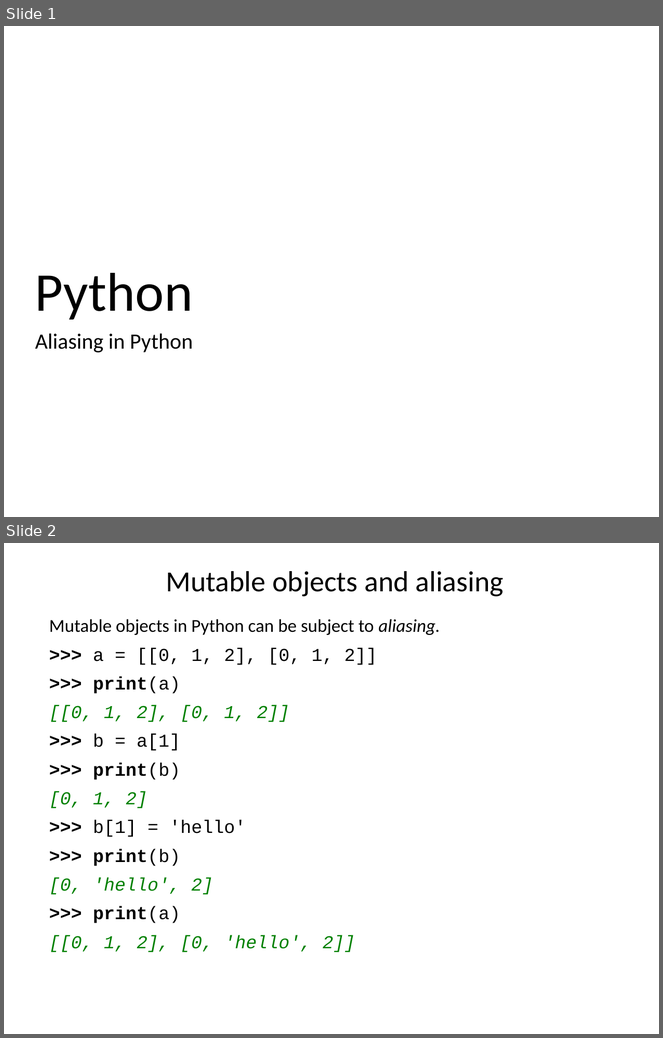
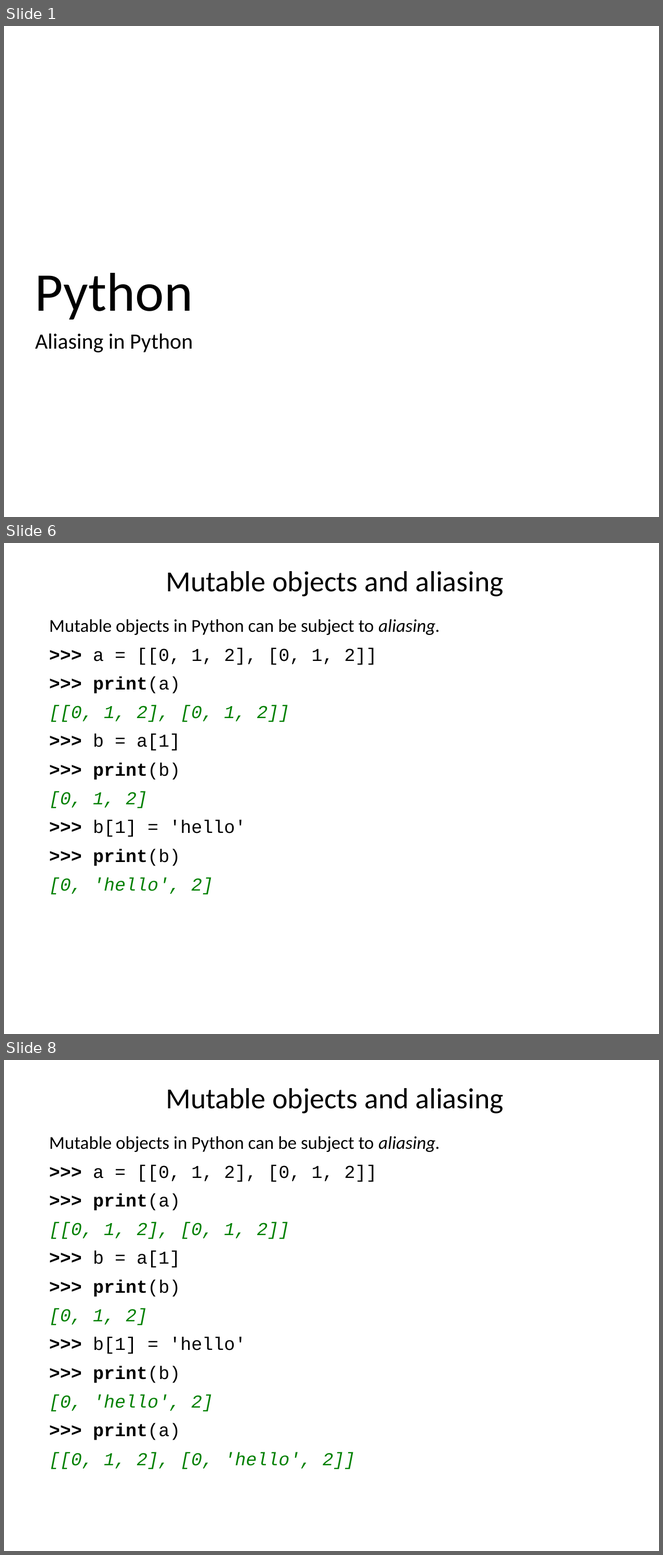
Before and after one commit to ncasuk/ncas-isc, a slide deck: python/presentations/learning_python/13_ceda-alias.pptx. Shown one above the other, each under a label of ours: slides 1 and 2 before the commit, slides 1, 6 and 8 after it; the slides between them are not shown. The pictures are 663x1038 and 663x1555 pixels, drawn with LibreOffice and Linux fonts; fonts in the diff are those of the drawing; background and template pictures are left out. Boxes give left, top, right and bottom in pixels: in the first picture for what was removed or moved away, otherwise in the second. Text is boxed around its words. In the diff, an @@ line names an element or a change of style, - is before the commit and + after.

```diff
--- a/python/presentations/learning_python/13_ceda-alias.pptx
+++ b/python/presentations/learning_python/13_ceda-alias.pptx
@@ slide 6 added at [4,543,659,1034], background picture (left out) @@
@@ title added at [166,571,504,597], 32 pt, text #000000 @@
+Mutable objects and aliasing
@@ text added at [49,619,440,895], 20 pt, text #000000 @@
+Mutable objects in Python can be subject to aliasing.
+>>> a = [[0, 1, 2], [0, 1, 2]]
+>>> print(a)
+[[0, 1, 2], [0, 1, 2]]
+>>> b = a[1]
+>>> print(b)
+[0, 1, 2]
+>>> b[1] = 'hello'
+>>> print(b)
+[0, 'hello', 2]
@@ what was slide 2 is now slide 8 @@
```
Also in this commit, not shown: 6 other slides added, 1 other file.
